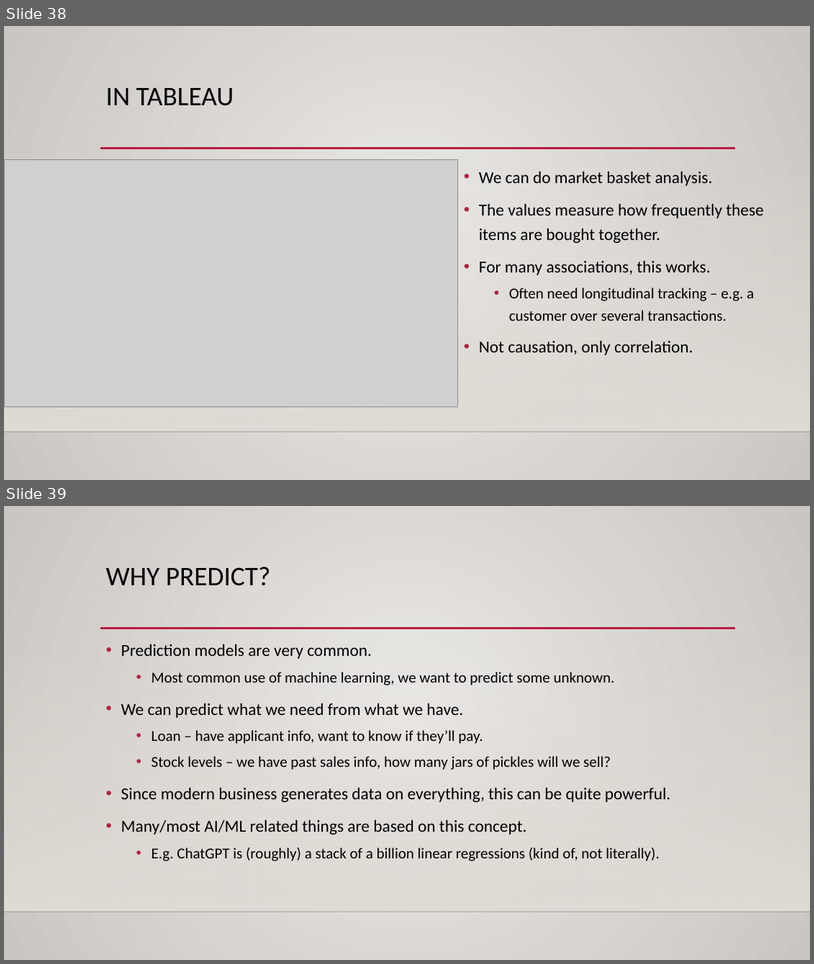
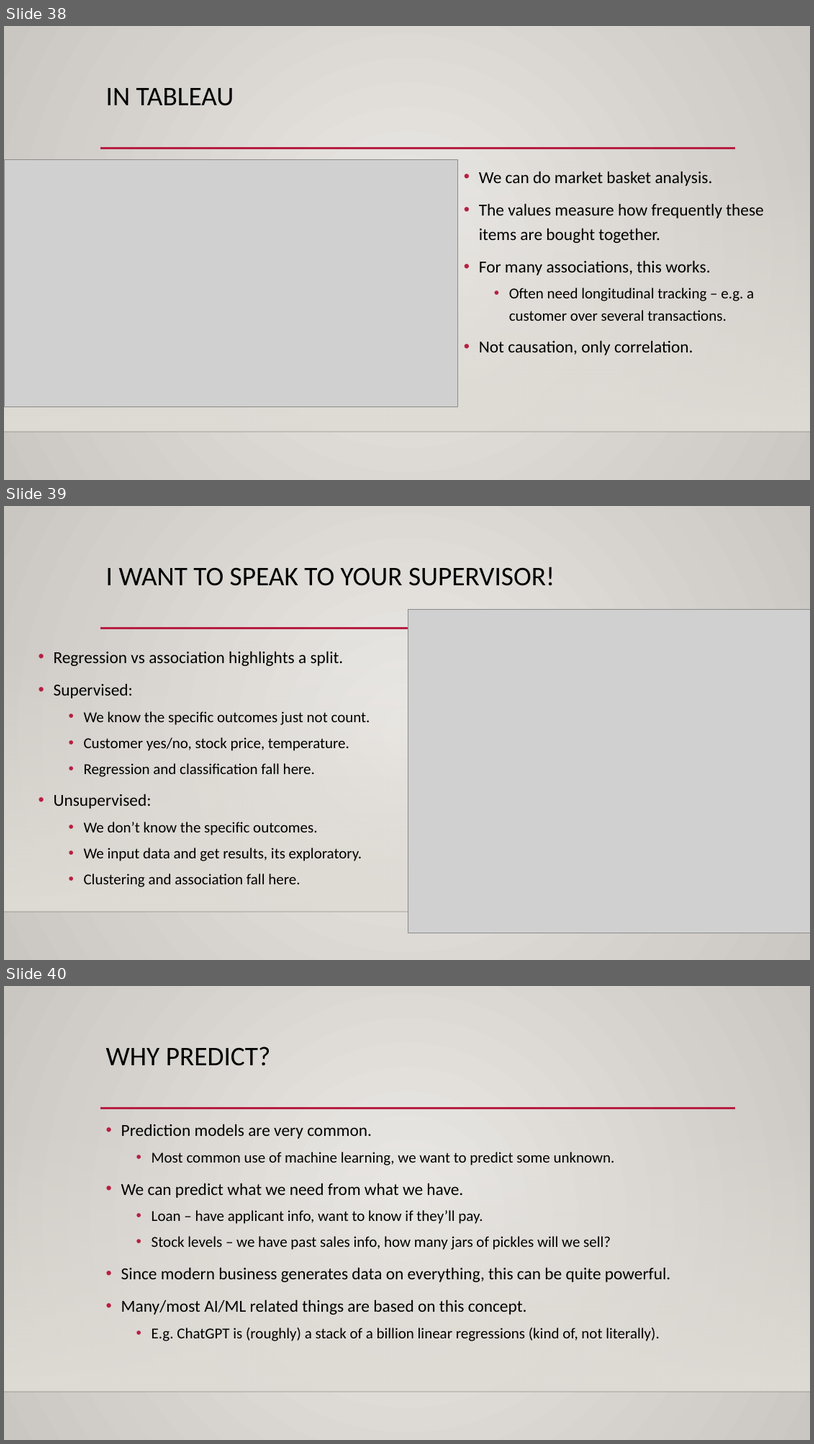
Before and after one commit to AkeemSemper/ml_datasets, a slide deck: slides/TimeSeries.pptx. Shown one above the other, each under a label of ours: slides 38 and 39 before the commit, slides 38, 39 and 40 after it. The pictures are 814x964 and 814x1444 pixels, drawn with LibreOffice and Linux fonts; fonts in the diff are those of the drawing; grey boxes stand for pictures; background and template pictures are left out. Boxes give left, top, right and bottom in pixels: in the first picture for what was removed or moved away, otherwise in the second. Text is boxed around its words. In the diff, an @@ line names an element or a change of style, - is before the commit and + after.

```diff
--- a/slides/TimeSeries.pptx
+++ b/slides/TimeSeries.pptx
@@ slide 39 added at box(4, 506, 810, 960), background gradient #ECEAE7 to #CAC7C1; not listed: 3 template elements that a slide beside it also shows @@
@@ title added at box(106, 566, 555, 586), 32 pt, text #000000 @@
+I WANT TO SPEAK TO YOUR SUPERVISOR!
@@ picture added at box(408, 609, 810, 932) @@
@@ text added at box(54, 651, 370, 887), 18 pt, text #000000 @@
+• Regression vs association highlights a split.
+• Supervised:
+  • We know the specific outcomes just not count.
+  • Customer yes/no, stock price, temperature.
+  • Regression and classification fall here.
+• Unsupervised:
+  • We don’t know the specific outcomes.
+  • We input data and get results, its exploratory.
+  • Clustering and association fall here.
@@ what was slide 39 is now slide 40 @@
```
Also in this commit, not shown: 1 slide changed.
